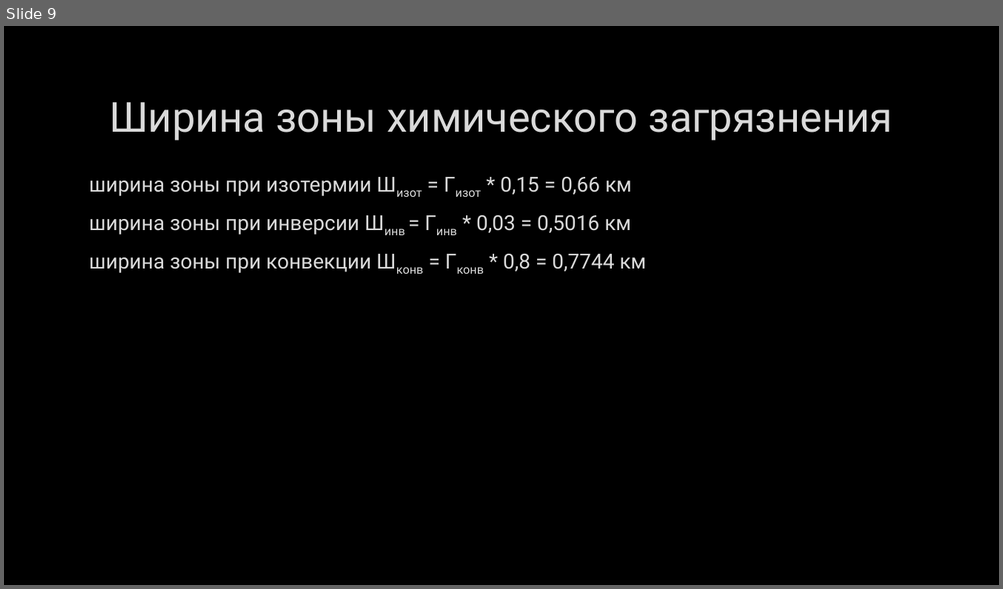
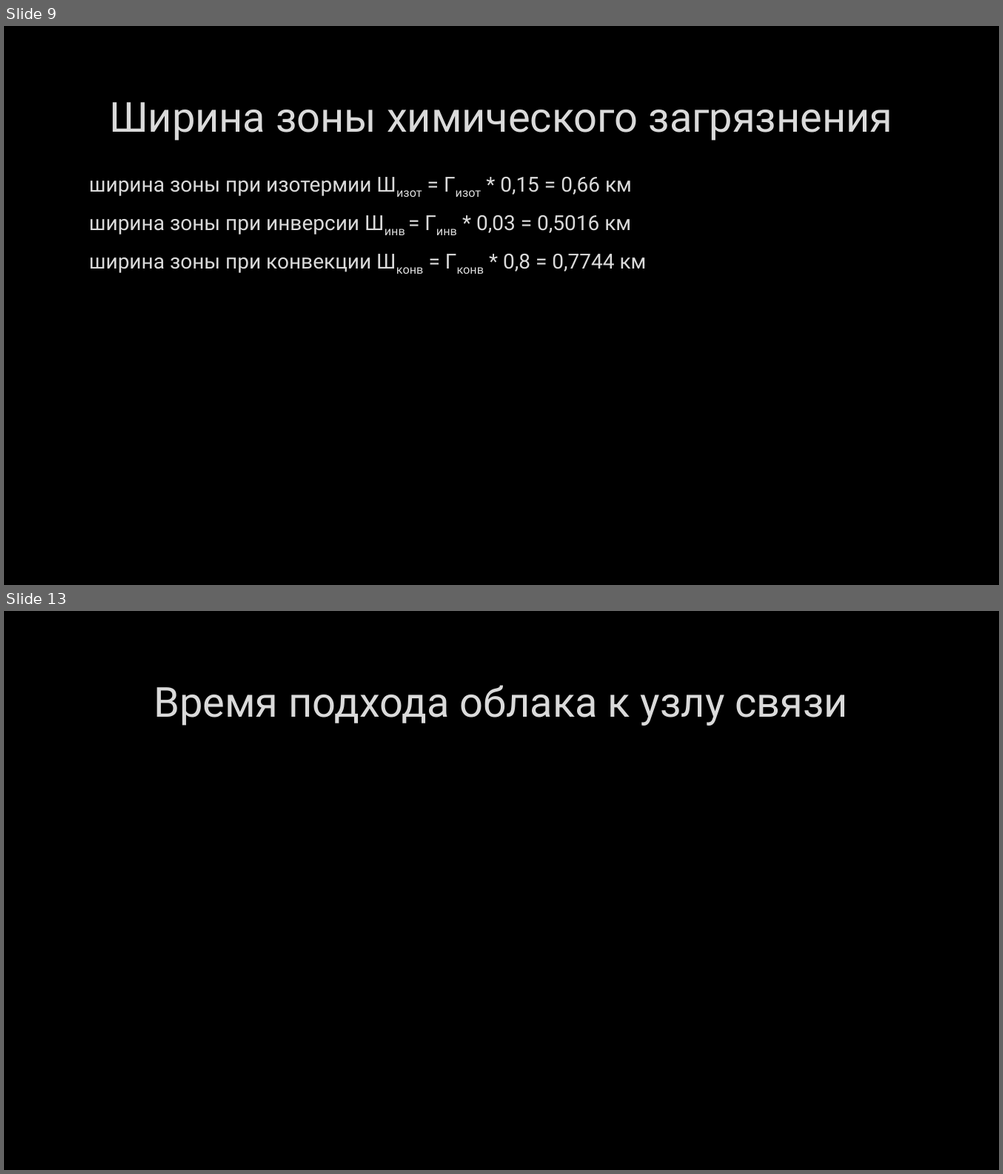
Before and after one commit to wemik2323/LP, a slide deck: BZD/AXOB.pptx. Shown one above the other, each under a label of ours: slide 9 before the commit, slides 9 and 13 after it; the slides between them are not shown. The pictures are 1003x589 and 1003x1174 pixels, drawn with LibreOffice and Linux fonts; fonts in the diff are those of the drawing; grey boxes stand for pictures; background and template pictures are left out. Boxes give left, top, right and bottom in pixels: in the first picture for what was removed or moved away, otherwise in the second. Text is boxed around its words. In the diff, an @@ line names an element or a change of style, - is before the commit and + after.

```diff
--- a/BZD/AXOB.pptx
+++ b/BZD/AXOB.pptx
@@ slide 13 added at (x1=4, y1=611, x2=999, y2=1170), background picture (left out) @@
@@ title added at (x1=154, y1=685, x2=848, y2=726), 40 pt, text #DADADA @@
+Время подхода облака к узлу связи
```
Also in this commit, not shown: 1 slide changed, 11 other slides added, 3 other files.
